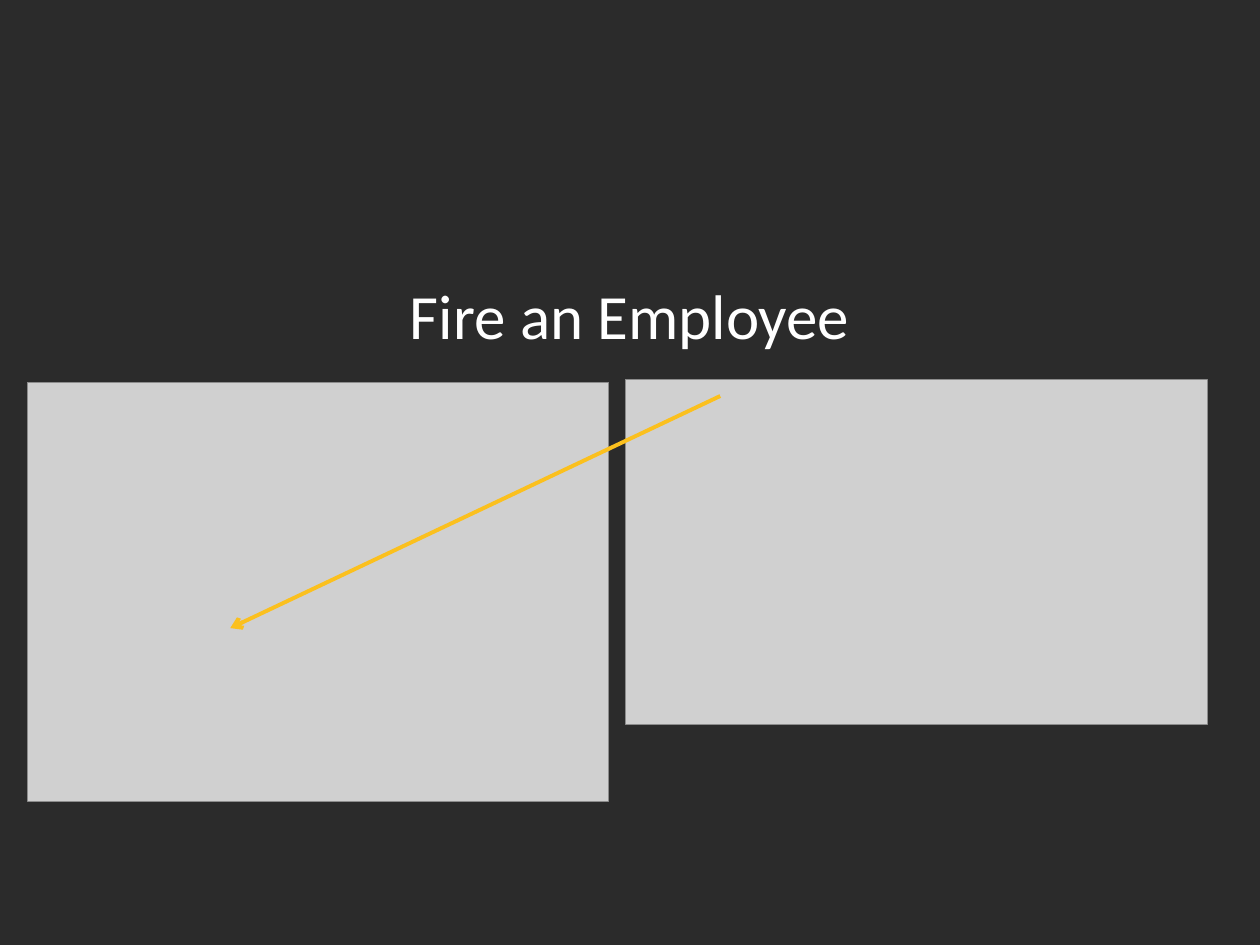
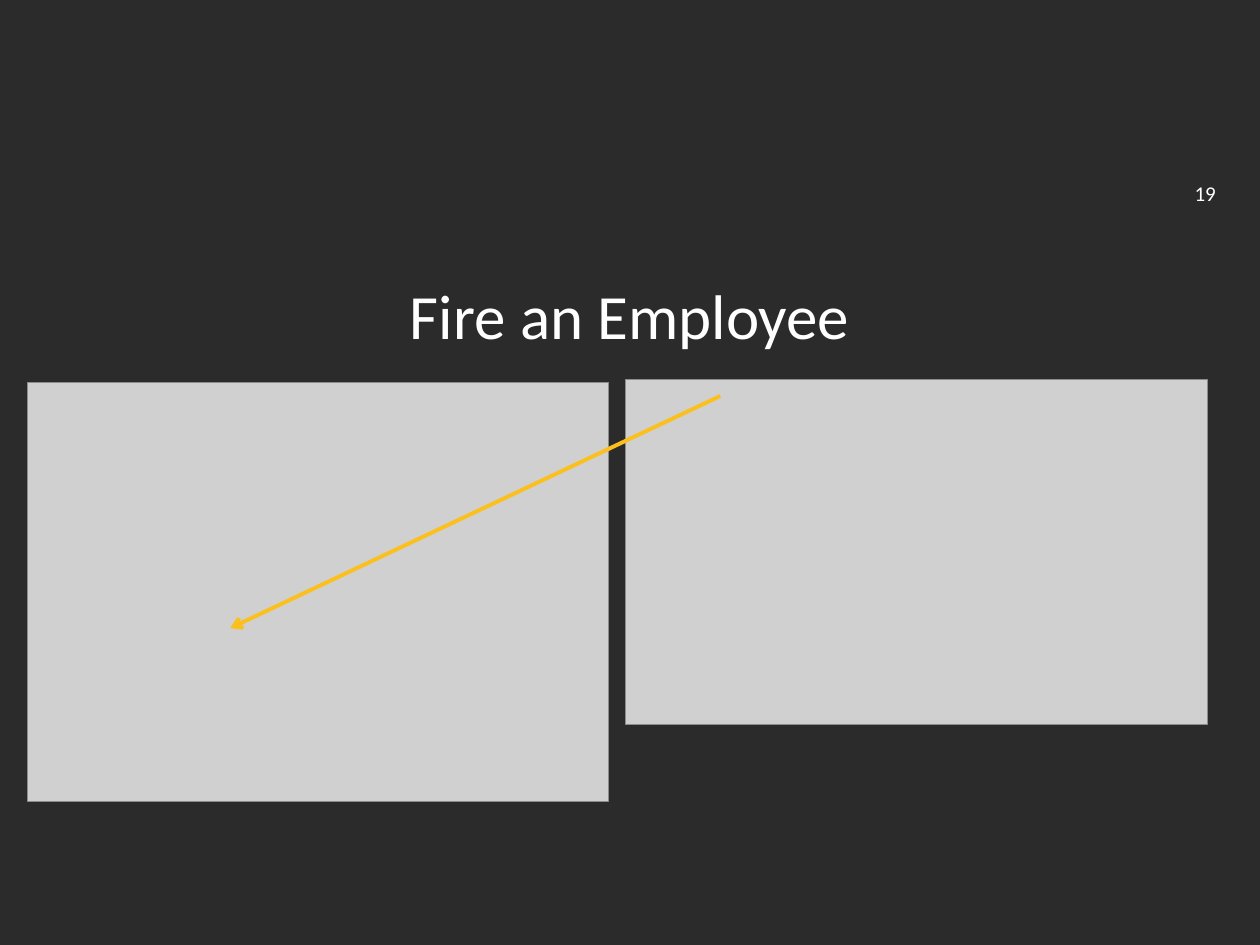
Before and after one commit to jakezhuyi/ECSE321_FTMS, a slide deck: slide 19 of Deliverable_5.pptx (slide 15 before the commit). Drawn at 1260x945 pixels with LibreOffice and Linux fonts; fonts in the diff are those of the drawing; grey boxes stand for pictures; background and template pictures are left out; a plain dark background stands for a picture behind light text. Boxes give left, top, right and bottom in pixels: in the first picture for what was removed or moved away, otherwise in the second. Text is boxed around its words. In the diff, an @@ line names an element or a change of style, - is before the commit and + after.

```diff
--- a/Deliverable_5.pptx
+++ b/Deliverable_5.pptx
@@ page number added at [1195, 187, 1216, 201], 12 pt, text #FFFFFF @@
+19
```
Also in this commit, not shown: 14 other slides changed, 8 slides added, 2 slides removed.
